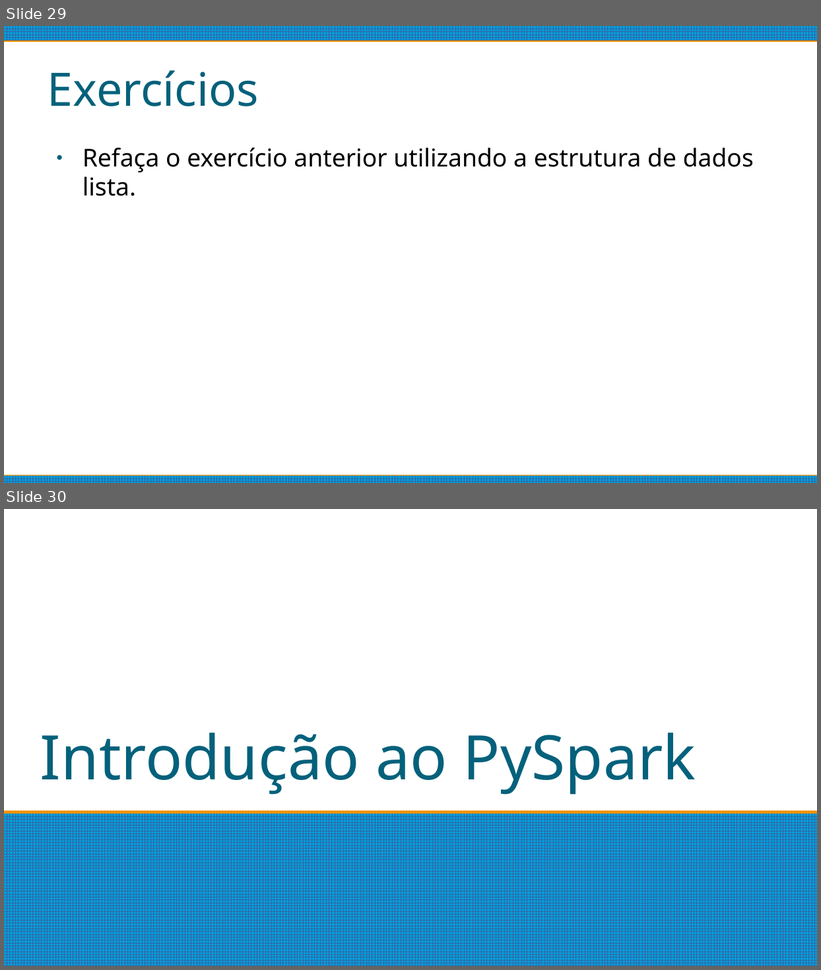
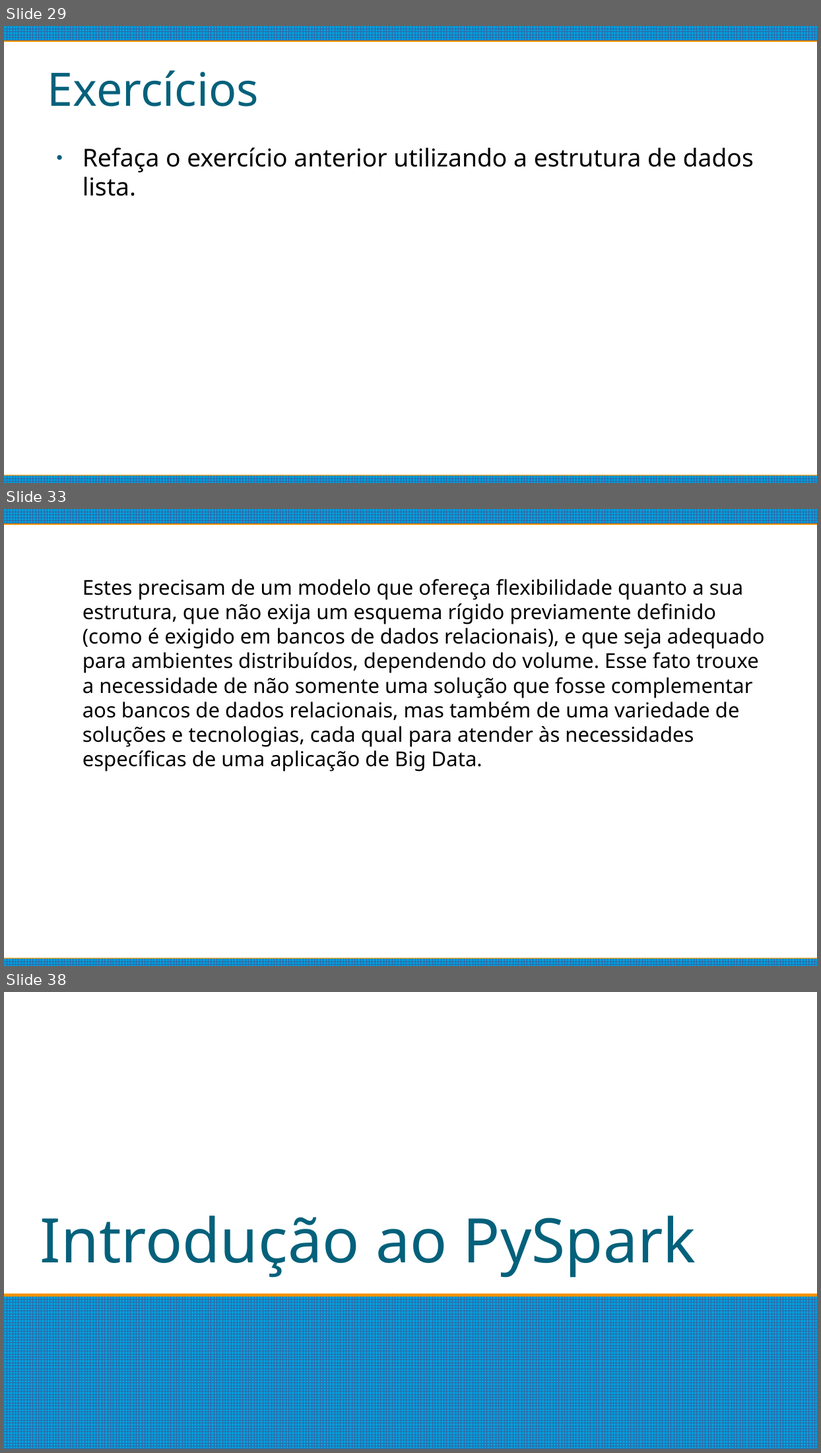
Before and after one commit to matheushpalves/estacioBigData, a slide deck: Introdução.odp. Shown one above the other, each under a label of ours: slides 29 and 30 before the commit, slides 29, 33 and 38 after it; the slides between them are not shown. The pictures are 821x970 and 821x1453 pixels, drawn with LibreOffice and Linux fonts; fonts in the diff are those of the drawing. Boxes give left, top, right and bottom in pixels: in the first picture for what was removed or moved away, otherwise in the second. Text is boxed around its words. In the diff, an @@ line names an element or a change of style, - is before the commit and + after.

```diff
--- a/Introdução.odp
+++ b/Introdução.odp
@@ slide 33 added at box(4, 509, 817, 966), background #FFFFFF; not listed: 2 template elements that a slide beside it also shows @@
@@ text added at box(83, 579, 765, 772), 20 pt, text #000000 @@
+Estes precisam de um modelo que ofereça flexibilidade quanto a sua estrutura, que não exija um esquema rígido previamente definido (como é exigido em bancos de dados relacionais), e que seja adequado para ambientes distribuídos, dependendo do volume. Esse fato trouxe a necessidade de não somente uma solução que fosse complementar aos bancos de dados relacionais, mas também de uma variedade de soluções e tecnologias, cada qual para atender às necessidades específicas de uma aplicação de Big Data.
@@ what was slide 30 is now slide 38 @@
```
Also in this commit, not shown: 7 other slides added.
